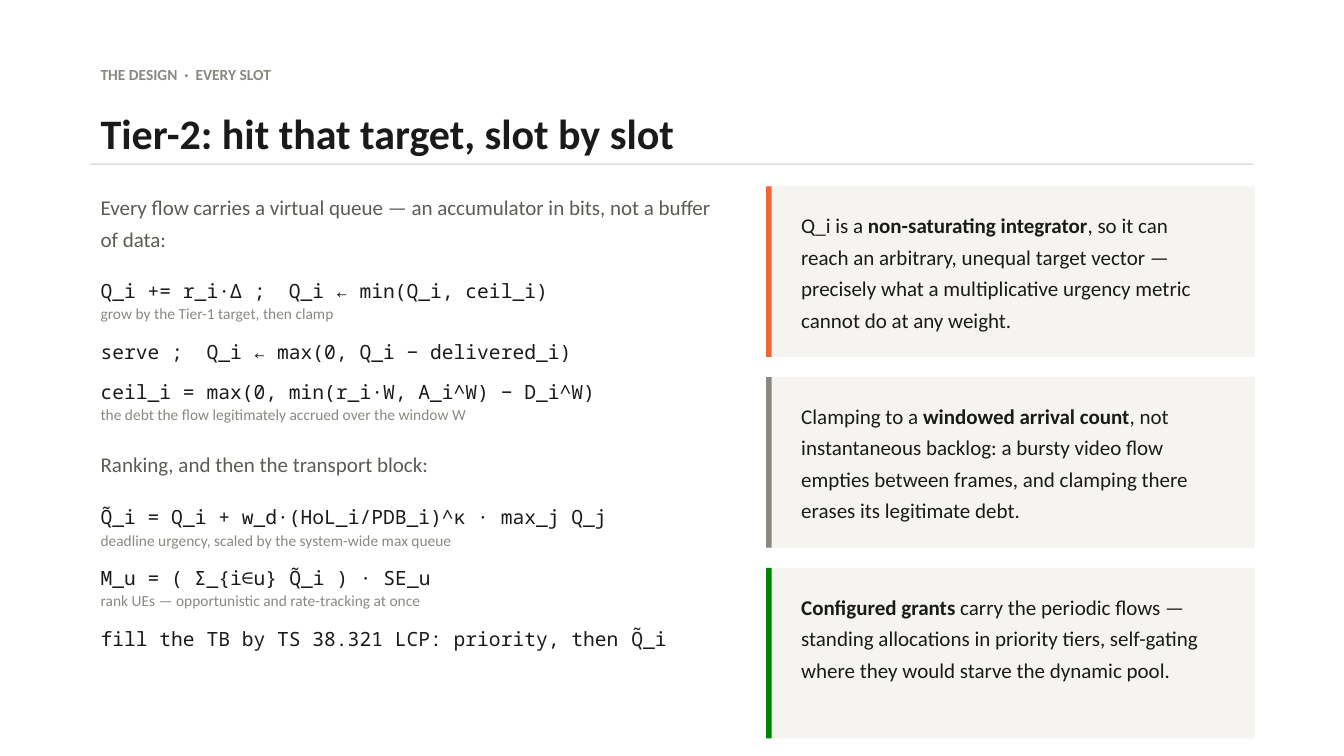
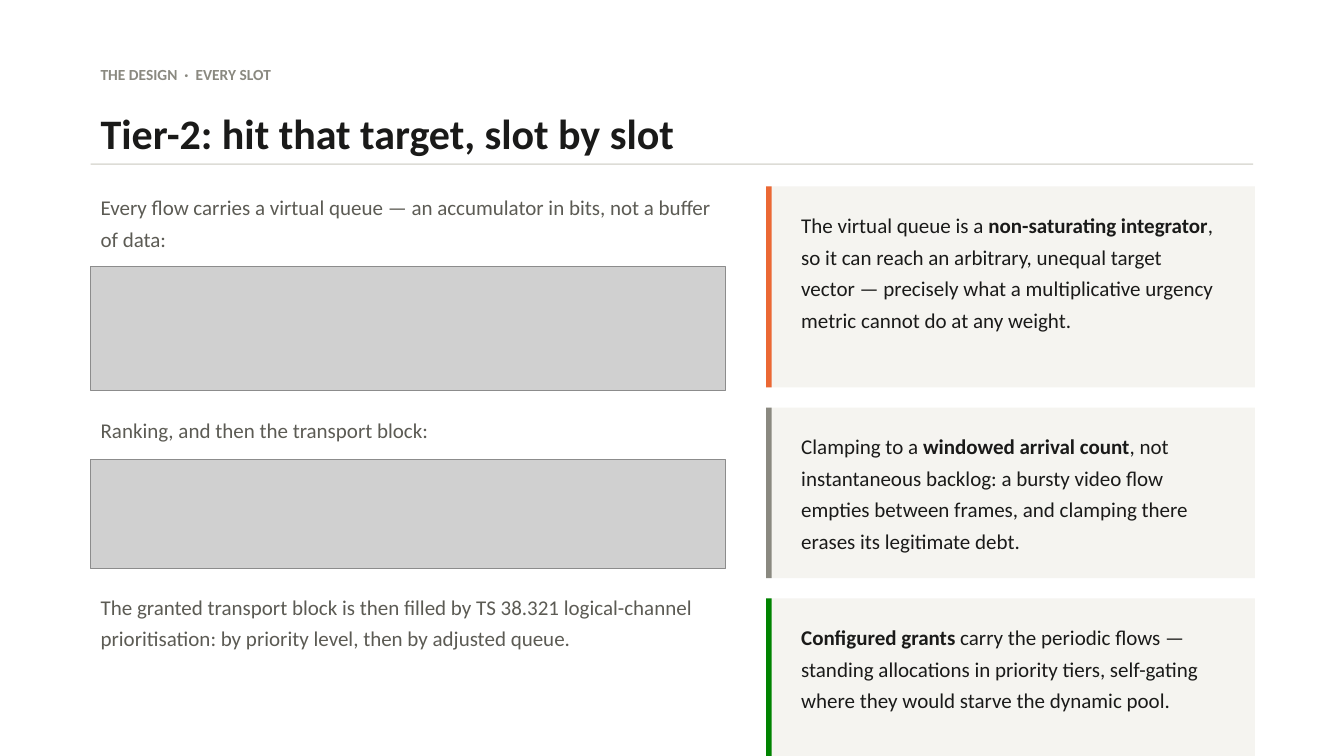
Before and after one commit to rahulnetsc/5g-qos-stack-personal, a slide deck: slide 5 of deck/two-tier-scheduler.pptx. Drawn at 1344x756 pixels with LibreOffice and Linux fonts; fonts in the diff are those of the drawing; grey boxes stand for pictures. Boxes give left, top, right and bottom in pixels: in the first picture for what was removed or moved away, otherwise in the second. Text is boxed around its words. In the diff, an @@ line names an element or a change of style, - is before the commit and + after.

```diff
--- a/deck/two-tier-scheduler.pptx
+++ b/deck/two-tier-scheduler.pptx
@@ rectangle resized from (x1=766, y1=187, x2=1255, y2=357) to (x1=766, y1=187, x2=1255, y2=387) @@
@@ rectangle resized from (x1=766, y1=187, x2=772, y2=357) to (x1=766, y1=187, x2=772, y2=387) @@
@@ text at (x1=801, y1=218, x2=1213, y2=332): text changed @@
-Q_i is a non-saturating integrator, so it can reach an arbitrary, unequal target vector — precisely what a multiplicative urgency metric cannot do at any weight.
+The virtual queue is a non-saturating integrator, so it can reach an arbitrary, unequal target vector — precisely what a multiplicative urgency metric cannot do at any weight.
@@ picture added at (x1=91, y1=267, x2=726, y2=390) @@
@@ text removed at (x1=101, y1=283, x2=595, y2=423) @@
-Q_i += r_i·Δ ; Q_i ← min(Q_i, ceil_i)
-grow by the Tier-1 target, then clamp
-serve ; Q_i ← max(0, Q_i − delivered_i)
-ceil_i = max(0, min(r_i·W, A_i^W) − D_i^W)
-the debt the flow legitimately accrued over the window W
@@ text "Ranking, and then the transport ..." moved from (x1=101, y1=457, x2=428, y2=476) to (x1=101, y1=423, x2=428, y2=442) @@
@@ picture added at (x1=91, y1=460, x2=726, y2=570) @@
@@ text removed at (x1=101, y1=506, x2=667, y2=651) @@
-Q̃_i = Q_i + w_d·(HoL_i/PDB_i)^κ · max_j Q_j
-deadline urgency, scaled by the system-wide max queue
-M_u = ( Σ_{i∈u} Q̃_i ) · SE_u
-rank UEs — opportunistic and rate-tracking at once
-fill the TB by TS 38.321 LCP: priority, then Q̃_i
@@ 4 rectangles, 2 texts moved together from (x1=766, y1=377, x2=1255, y2=738) to (x1=766, y1=407, x2=1255, y2=756) @@
@@ text added at (x1=101, y1=600, x2=692, y2=650), 15 pt, text #5C5B54 @@
+The granted transport block is then filled by TS 38.321 logical-channel prioritisation: by priority level, then by adjusted queue.
```
Also in this commit, not shown: 1 other slide changed, 8 other files.
